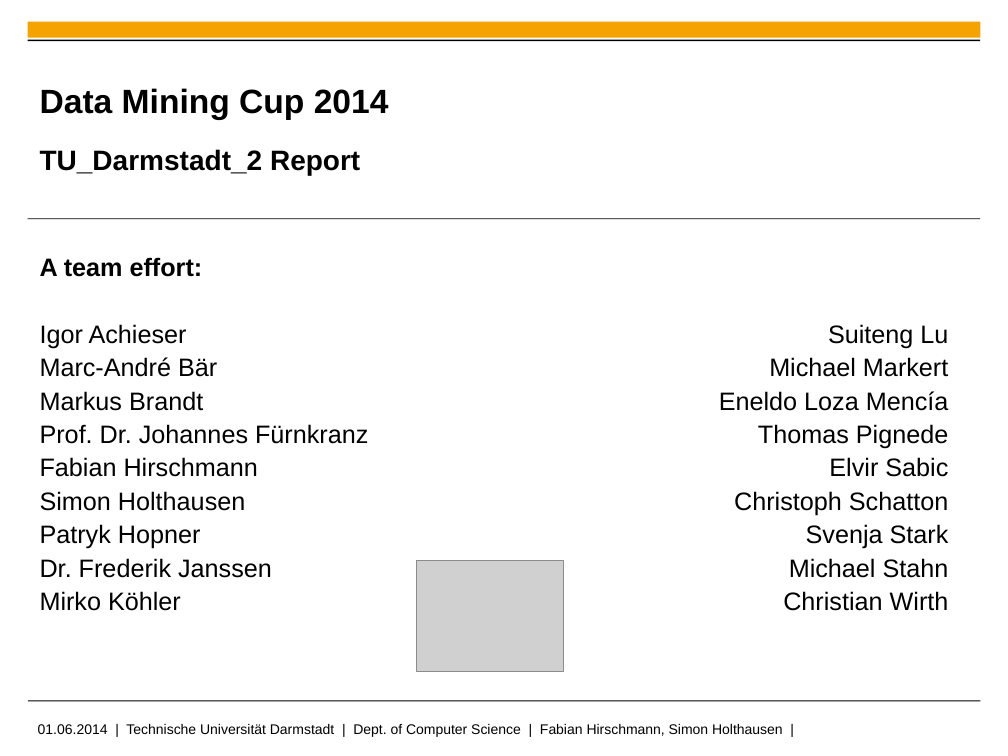
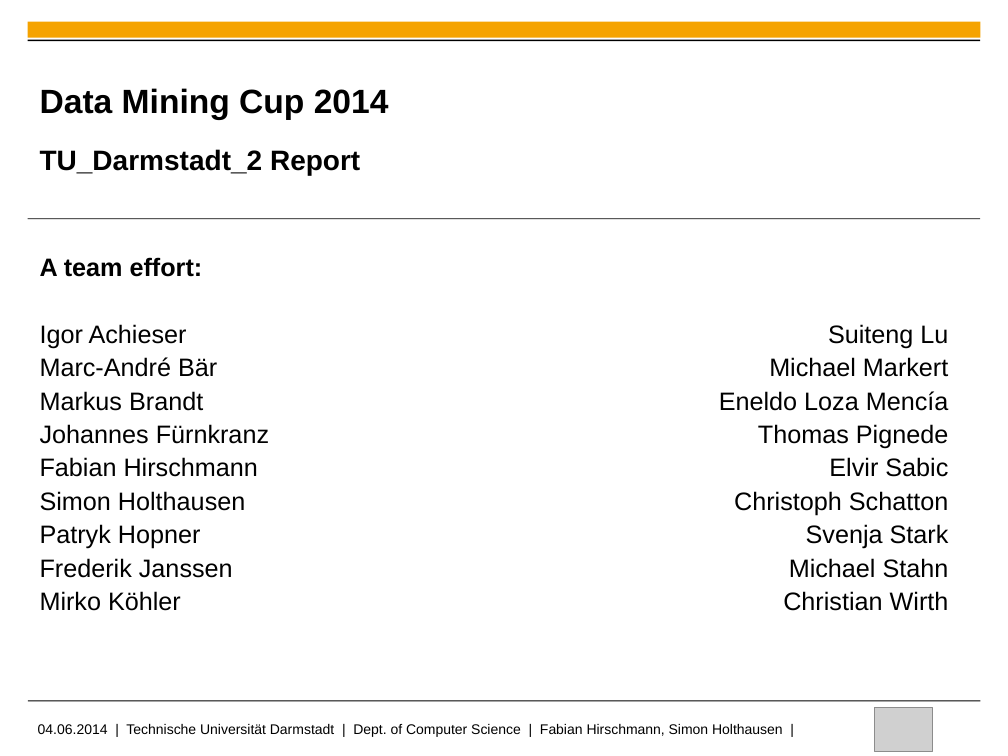
Before and after one commit to fhirschmann/ml_dmc2014, a slide deck: slide 1 of doc/pres-prudsys.pptx. Drawn at 1008x756 pixels with LibreOffice and Linux fonts; fonts in the diff are those of the drawing; grey boxes stand for pictures; background and template pictures are left out. Boxes give left, top, right and bottom in pixels: in the first picture for what was removed or moved away, otherwise in the second. Text is boxed around its words. In the diff, an @@ line names an element or a change of style, - is before the commit and + after.

```diff
--- a/doc/pres-prudsys.pptx
+++ b/doc/pres-prudsys.pptx
@@ text at (x1=40, y1=424, x2=269, y2=444): text changed @@
-Prof. Dr. Johannes Fürnkranz
+Johannes Fürnkranz
@@ text at (x1=40, y1=558, x2=233, y2=578): text changed @@
-Dr. Frederik Janssen
+Frederik Janssen
@@ picture removed at (x1=416, y1=560, x2=563, y2=671) @@
@@ picture added at (x1=875, y1=708, x2=932, y2=751) @@
@@ text at (x1=38, y1=724, x2=783, y2=737): text changed @@
-01.06.2014 | Technische Universität Darmstadt | Dept. of Computer Science | Fabian Hirschmann, Simon Holthausen |
+04.06.2014 | Technische Universität Darmstadt | Dept. of Computer Science | Fabian Hirschmann, Simon Holthausen |
```
Also in this commit, not shown: 6 other slides changed, 1 slide added, 1 other file.
